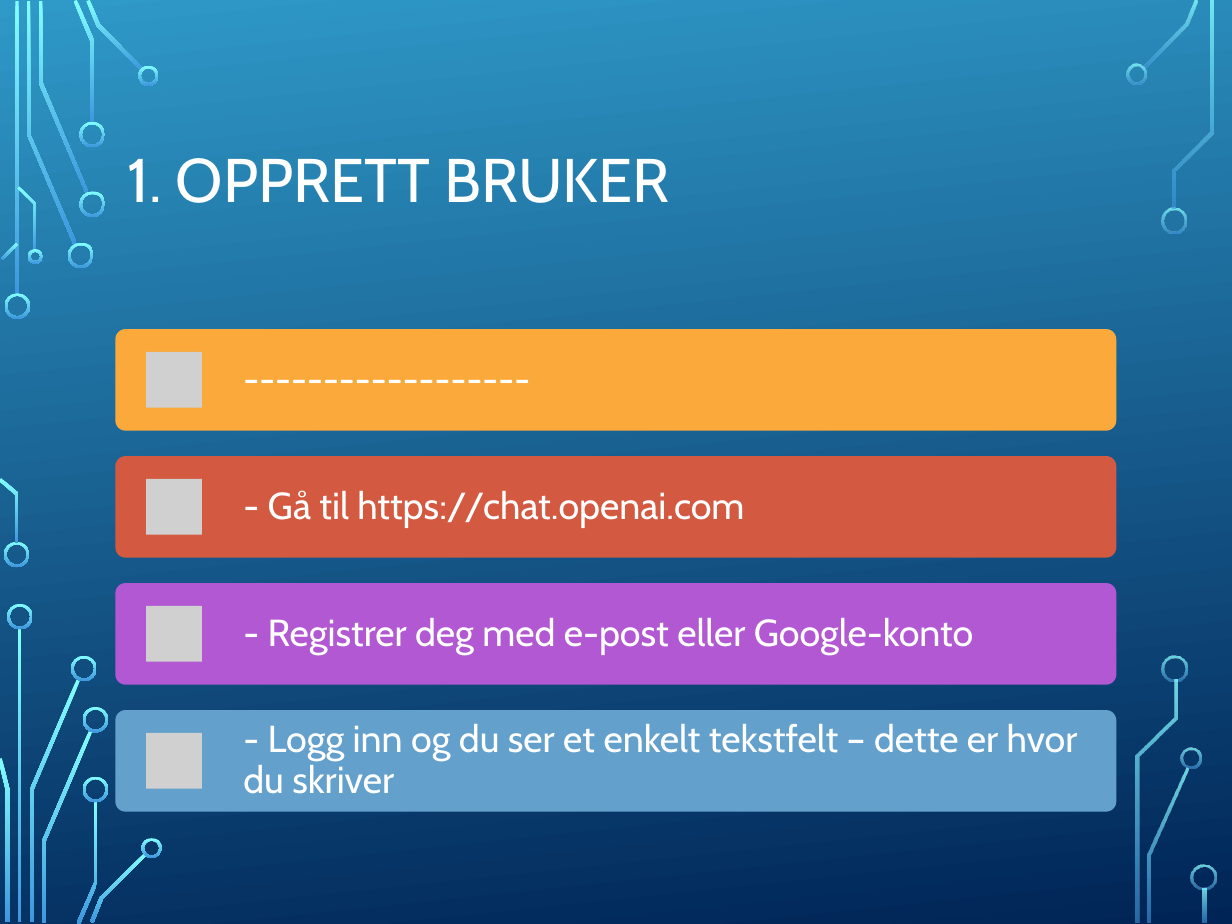
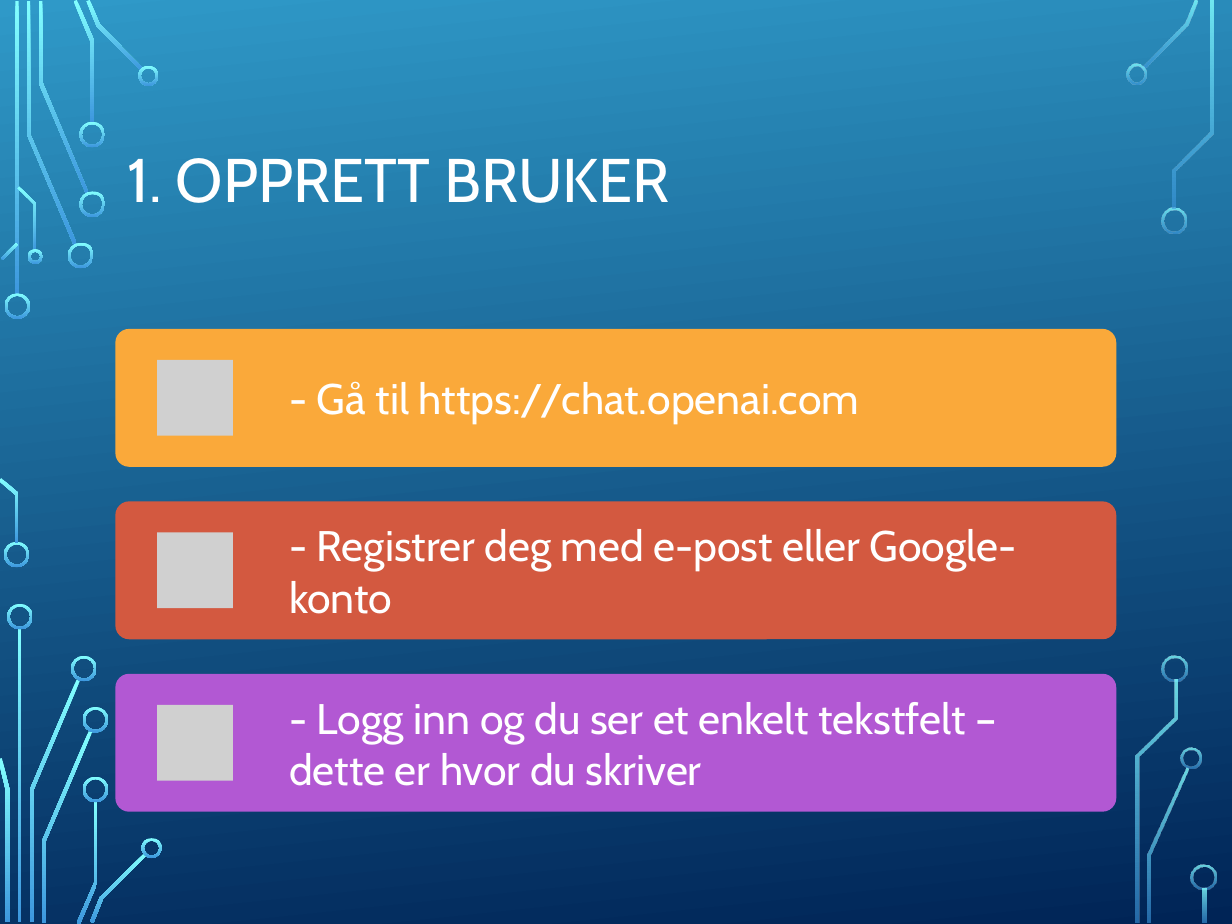
Before and after one commit to Cre8XF/cre8xf.dev, a slide deck: slide 2 of kurs/ai-for-nybegynnere/modul2-chatgpt-grunnleggende/modul2.pptx. Drawn at 1232x924 pixels with LibreOffice and Linux fonts; fonts in the diff are those of the drawing; grey boxes stand for pictures; background and template pictures are left out. Boxes give left, top, right and bottom in pixels: in the first picture for what was removed or moved away, otherwise in the second. Text is boxed around its words. In the diff, an @@ line names an element or a change of style, - is before the commit and + after.

```diff
--- a/kurs/ai-for-nybegynnere/modul2-chatgpt-grunnleggende/modul2.pptx
+++ b/kurs/ai-for-nybegynnere/modul2-chatgpt-grunnleggende/modul2.pptx
@@ rounded rectangle: place and size @@
-rounded rectangle at [116, 329, 1116, 430]
+rounded rectangle at [116, 329, 1116, 467]
@@ size 22 to 25 pt; line spacing 0.9 to 1; more space between paragraphs in 3 elements at [289, 702, 966, 786], [289, 529, 1017, 614], [317, 381, 859, 425] @@
@@ text "- Gå til https://chat.openai.com": place and size @@
-text "- Gå til https://chat.openai.com" at [268, 490, 744, 528]
+text "- Gå til https://chat.openai.com" at [317, 381, 859, 425]
@@ picture added at [156, 360, 233, 436] @@
@@ rounded rectangle: place and size @@
-rounded rectangle at [116, 456, 1116, 557]
+rounded rectangle at [116, 501, 1116, 639]
@@ text "- Registrer deg med e-post ...": place and size @@
-text "- Registrer deg med e-post ..." at [268, 618, 974, 655]
+text "- Registrer deg med e-post ..." at [289, 529, 1017, 614]
@@ picture: place and size @@
-picture at [147, 479, 202, 535]
+picture at [156, 532, 233, 609]
@@ rounded rectangle: place and size @@
-rounded rectangle at [116, 583, 1116, 684]
+rounded rectangle at [116, 674, 1116, 812]
@@ text "- Logg inn og du ...": place and size @@
-text "- Logg inn og du ..." at [243, 724, 1078, 794]
+text "- Logg inn og du ..." at [289, 702, 966, 786]
@@ picture: place and size @@
-picture at [147, 606, 202, 662]
+picture at [156, 705, 233, 781]
@@ group removed at [116, 329, 1116, 811]: 2 pictures, 1 text, 1 rounded rectangle @@
-------------------
```
Also in this commit, not shown: 4 other slides changed, 22 other files.
